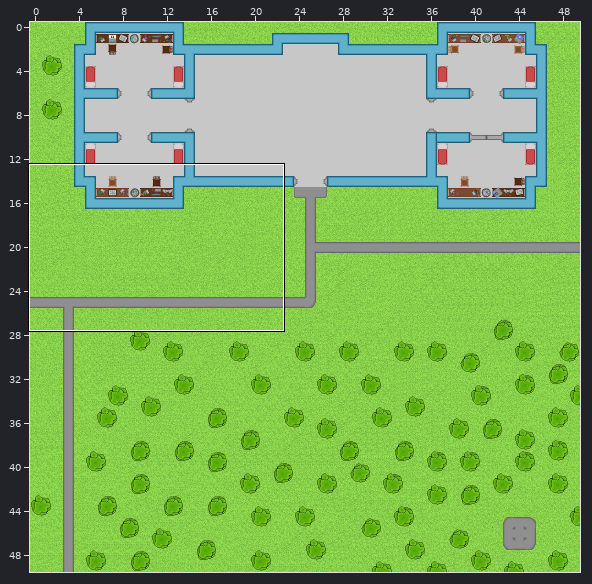
A Tiled map gets an edit: game/core/assets/map/Main.tmx. The picture above shows the old version from afar; the outline marks the close-up.
Close-up. Old version:
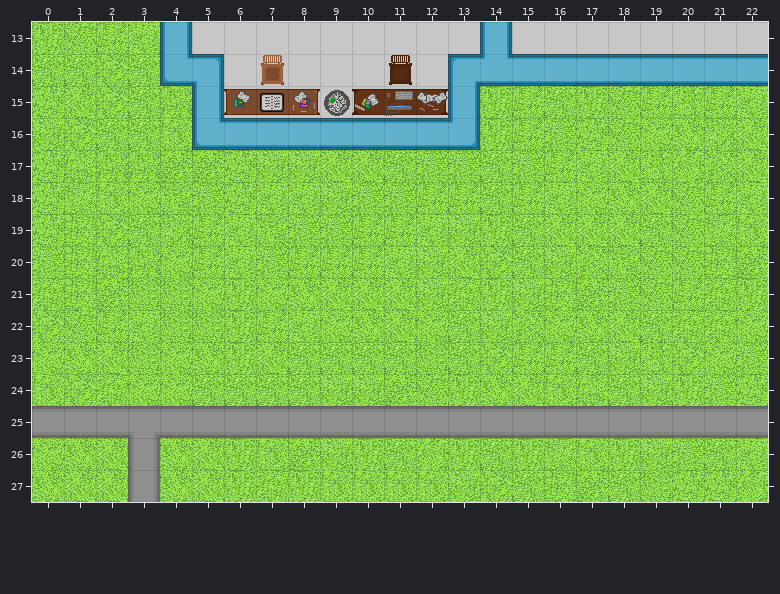
Cells are 32x32 px. Shown: x 0..22, y 13..27. The commit also changed other parts of the map, which this record leaves out.
And afterwards:
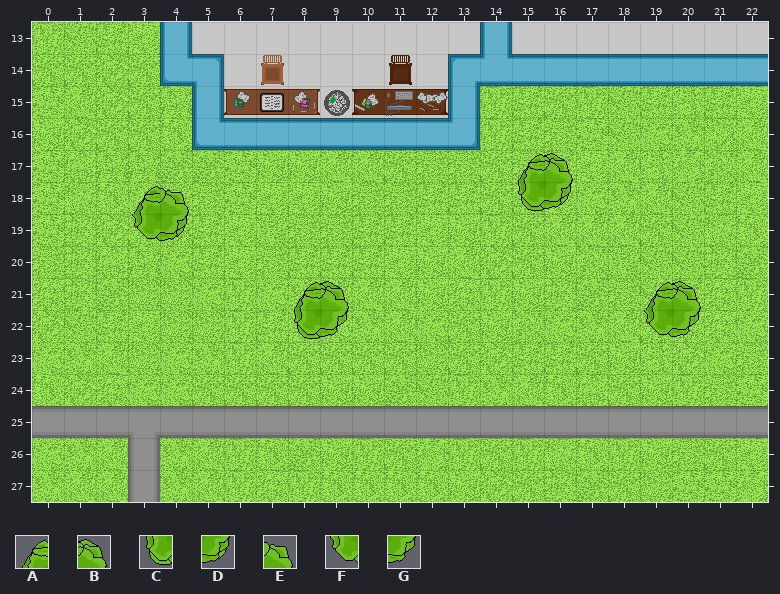
Key: from "arvore1": A 0, B 1, C 2, D 3; from "tree2": E 1, F 2, G 3.
_ is an empty cell.
Diff:
Layer "above-ground":
There is now tile A in row 17 at x 15; in row 18 at x 3; in row 21 at x 8 and 19.
There is now tile B in row 17 at x 16; in row 21 at x 9 and 20.
There is now tile C in row 18 at x 15; in row 22 at x 8.
There is now tile D in row 18 at x 16; in row 19 at x 4.
There is now tile E in row 18 at x 4.
There is now tile F in row 19 at x 3; in row 22 at x 19.
There is now tile G in row 22 at x 9 and 20.
Changed places in both close-ups, as pixel boxes (x1, y1, x2, y2):
added: (518, 153, 573, 211)
added: (132, 186, 189, 241)
added: (294, 281, 349, 339)
added: (644, 281, 701, 337)
